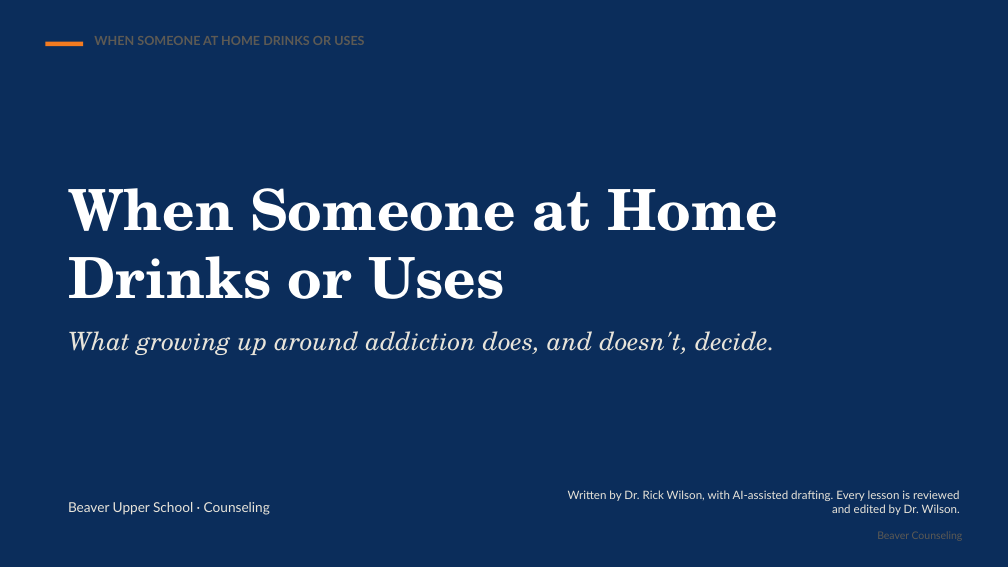
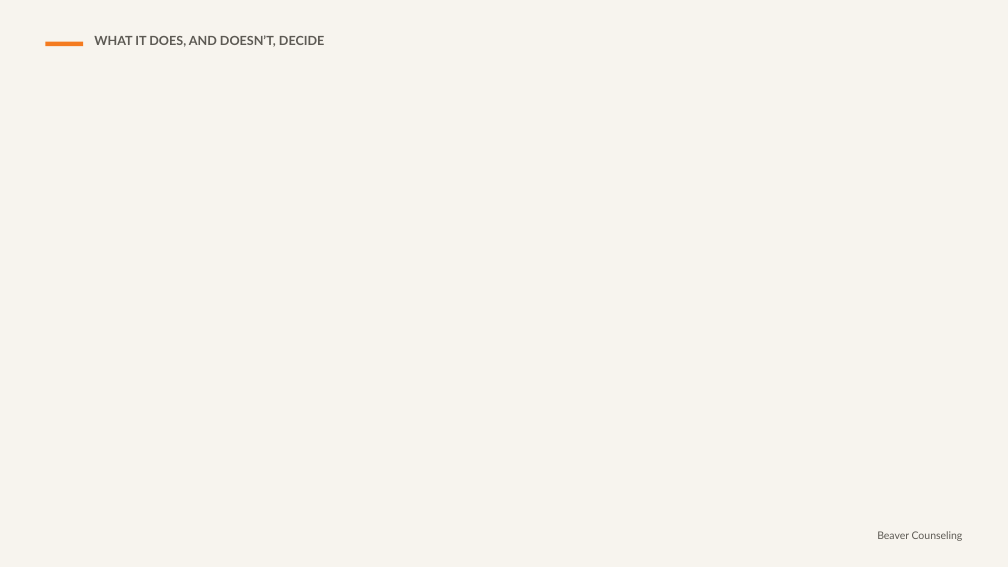
Before and after one commit to rmwtoolkit/bcds-toolkit, a slide deck: slide 2 of decks/when-someone-at-home-drinks-or-uses-lesson-v2.pptx. Drawn at 1008x567 pixels with LibreOffice and Linux fonts; fonts in the diff are those of the drawing; background and template pictures are left out. Boxes give left, top, right and bottom in pixels: in the first picture for what was removed or moved away, otherwise in the second. Text is boxed around its words. In the diff, an @@ line names an element or a change of style, - is before the commit and + after.

```diff
--- a/decks/when-someone-at-home-drinks-or-uses-lesson-v2.pptx
+++ b/decks/when-someone-at-home-drinks-or-uses-lesson-v2.pptx
@@ background #0B2D5B to picture (left out) @@
@@ text at (x1=94, y1=35, x2=324, y2=47): text changed @@
-WHEN SOMEONE AT HOME DRINKS OR USES
+WHAT IT DOES, AND DOESN’T, DECIDE
@@ text removed at (x1=68, y1=188, x2=778, y2=299) @@
-When Someone at Home Drinks or Uses
@@ text removed at (x1=68, y1=331, x2=775, y2=355) @@
-What growing up around addiction does, and doesn't, decide.
@@ text removed at (x1=68, y1=502, x2=270, y2=515) @@
-Beaver Upper School · Counseling
@@ text removed at (x1=568, y1=490, x2=960, y2=515) @@
-Written by Dr. Rick Wilson, with AI-assisted drafting. Every lesson is reviewed and edited by Dr. Wilson.
```
Also in this commit, not shown: 7 other slides changed, 15 slides added, 1 slide removed, 8 other files.
